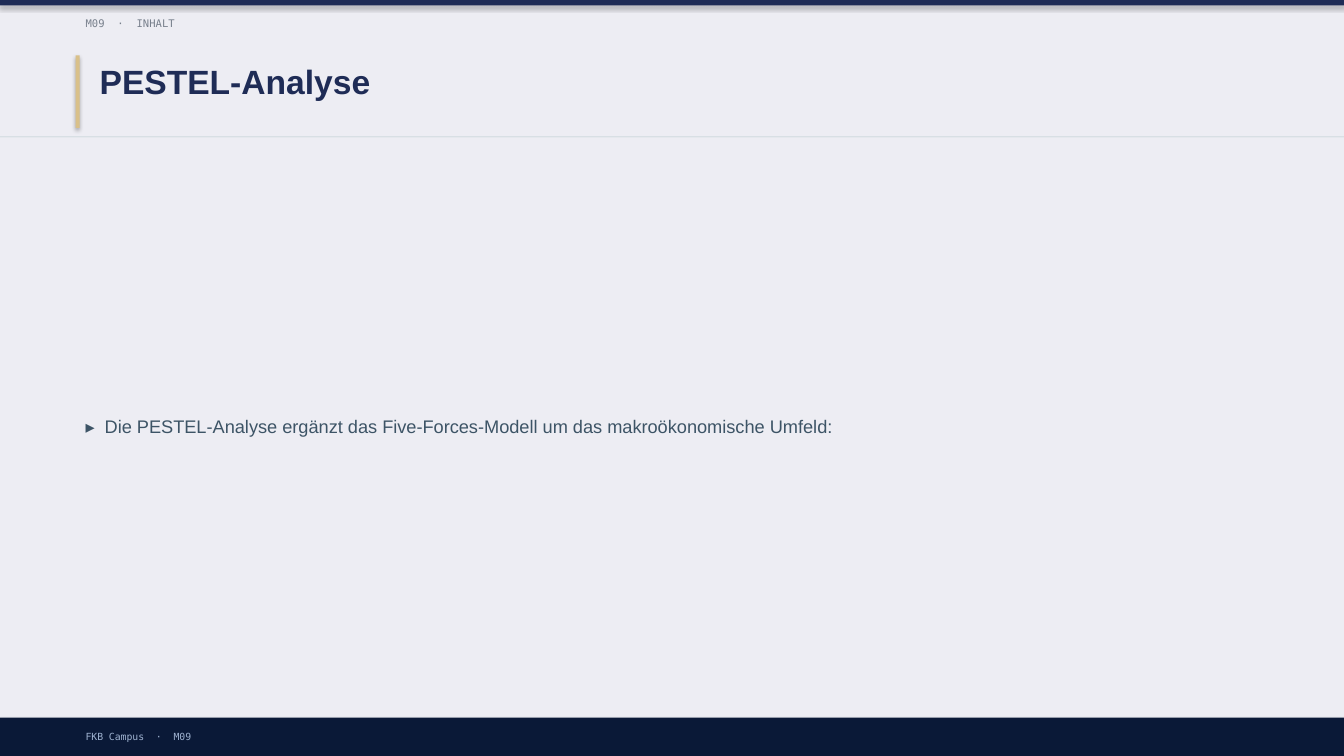
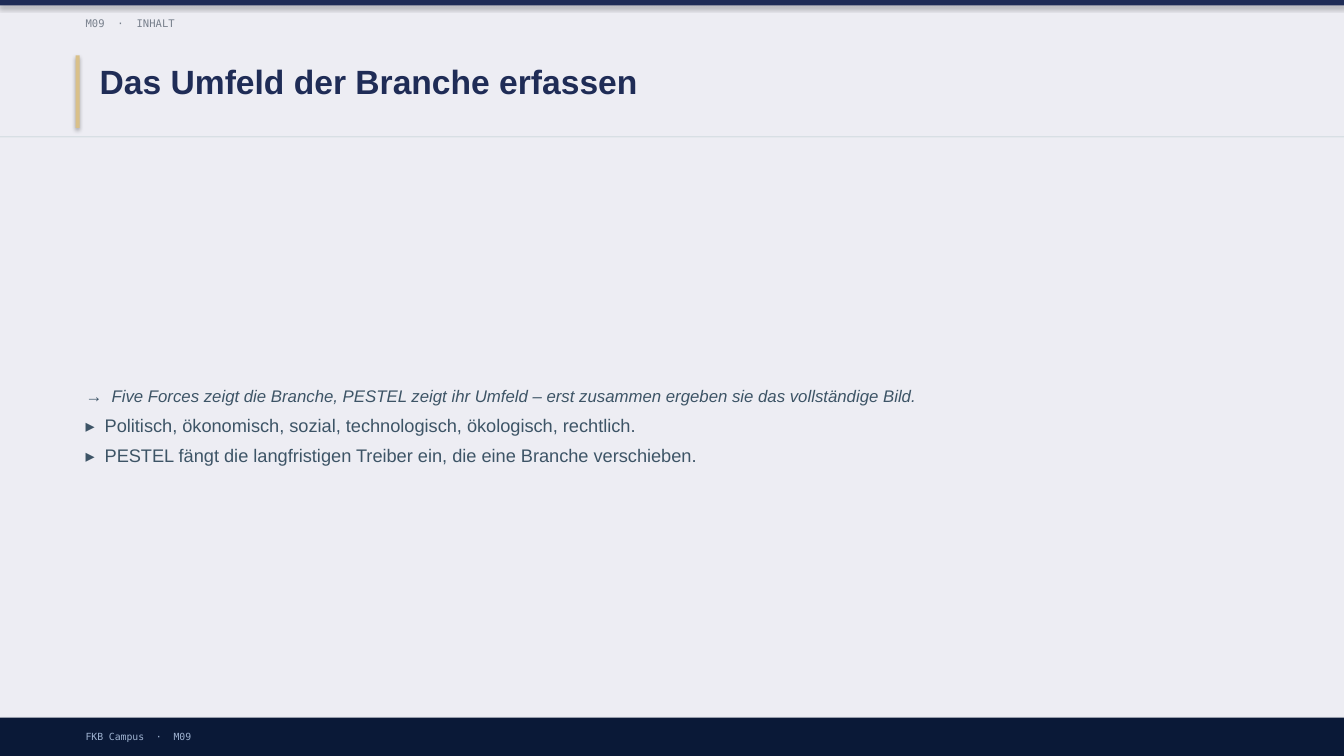
Before and after one commit to ck5rqc47pr-byte/firmenkundenakademie-online, a slide deck: slide 12 of protected-downloads/praesentation/M09.pptx (slide 6 before the commit). Drawn at 1344x756 pixels with LibreOffice and Linux fonts; fonts in the diff are those of the drawing. Boxes give left, top, right and bottom in pixels: in the first picture for what was removed or moved away, otherwise in the second. Text is boxed around its words. In the diff, an @@ line names an element or a change of style, - is before the commit and + after.

```diff
--- a/protected-downloads/praesentation/M09.pptx
+++ b/protected-downloads/praesentation/M09.pptx
@@ text at (x1=100, y1=69, x2=637, y2=95): text changed @@
-PESTEL-Analyse
+Das Umfeld der Branche erfassen
@@ text at (x1=105, y1=390, x2=916, y2=466): text changed @@
-▸ Die PESTEL-Analyse ergänzt das Five-Forces-Modell um das makroökonomische Umfeld:
+→ Five Forces zeigt die Branche, PESTEL zeigt ihr Umfeld – erst zusammen ergeben sie das vollständige Bild.
+▸ Politisch, ökonomisch, sozial, technologisch, ökologisch, rechtlich.
+▸ PESTEL fängt die langfristigen Treiber ein, die eine Branche verschieben.
```
Also in this commit, not shown: 3 other slides changed, 13 slides added, 4 slides removed, 1 other file.
